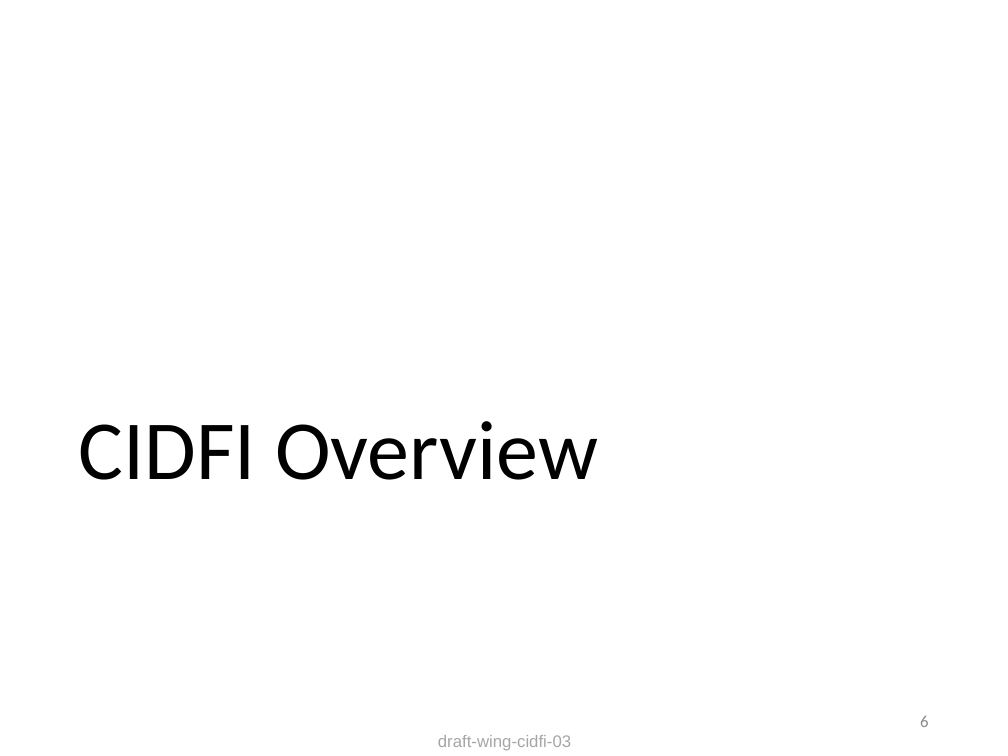
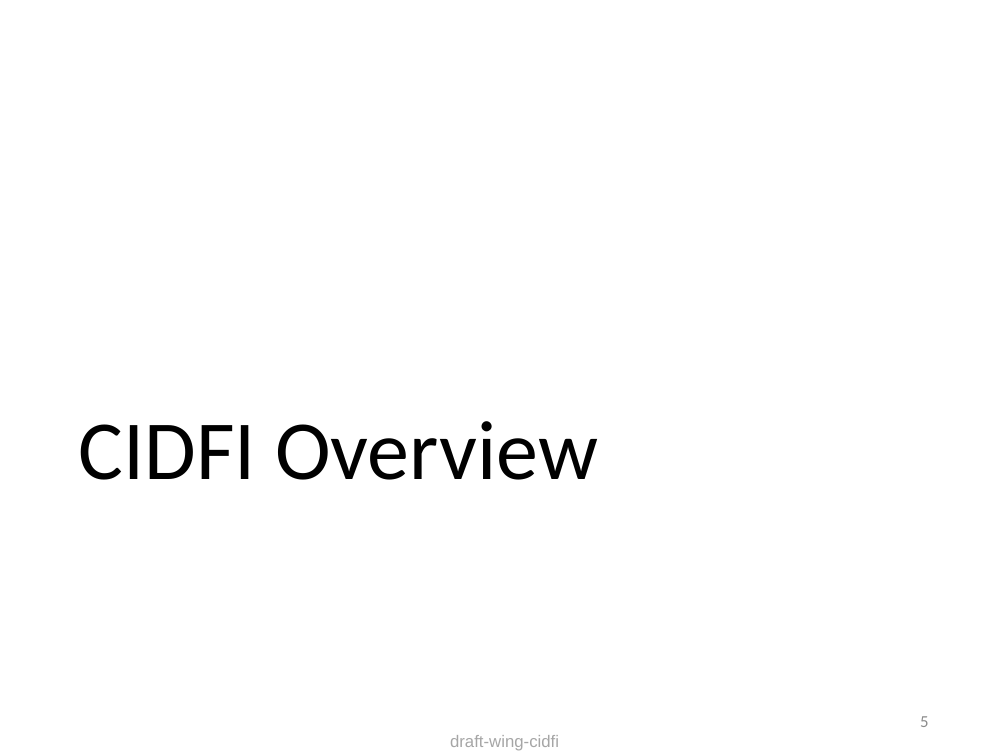
Before and after one commit to danwing/cidfi, a slide deck: slide 5 of Presentations/cidfi.pptx (slide 6 before the commit). Drawn at 1008x756 pixels with LibreOffice and Linux fonts; fonts in the diff are those of the drawing. Boxes give left, top, right and bottom in pixels: in the first picture for what was removed or moved away, otherwise in the second. Text is boxed around its words. In the diff, an @@ line names an element or a change of style, - is before the commit and + after.

```diff
--- a/Presentations/cidfi.pptx
+++ b/Presentations/cidfi.pptx
@@ page number at [920, 716, 928, 727]: text changed @@
-6
+5
@@ text at [450, 735, 559, 751]: text changed @@
-draft-wing-cidfi-03
+draft-wing-cidfi
```
Also in this commit, not shown: 8 other slides changed, 3 slides added.
